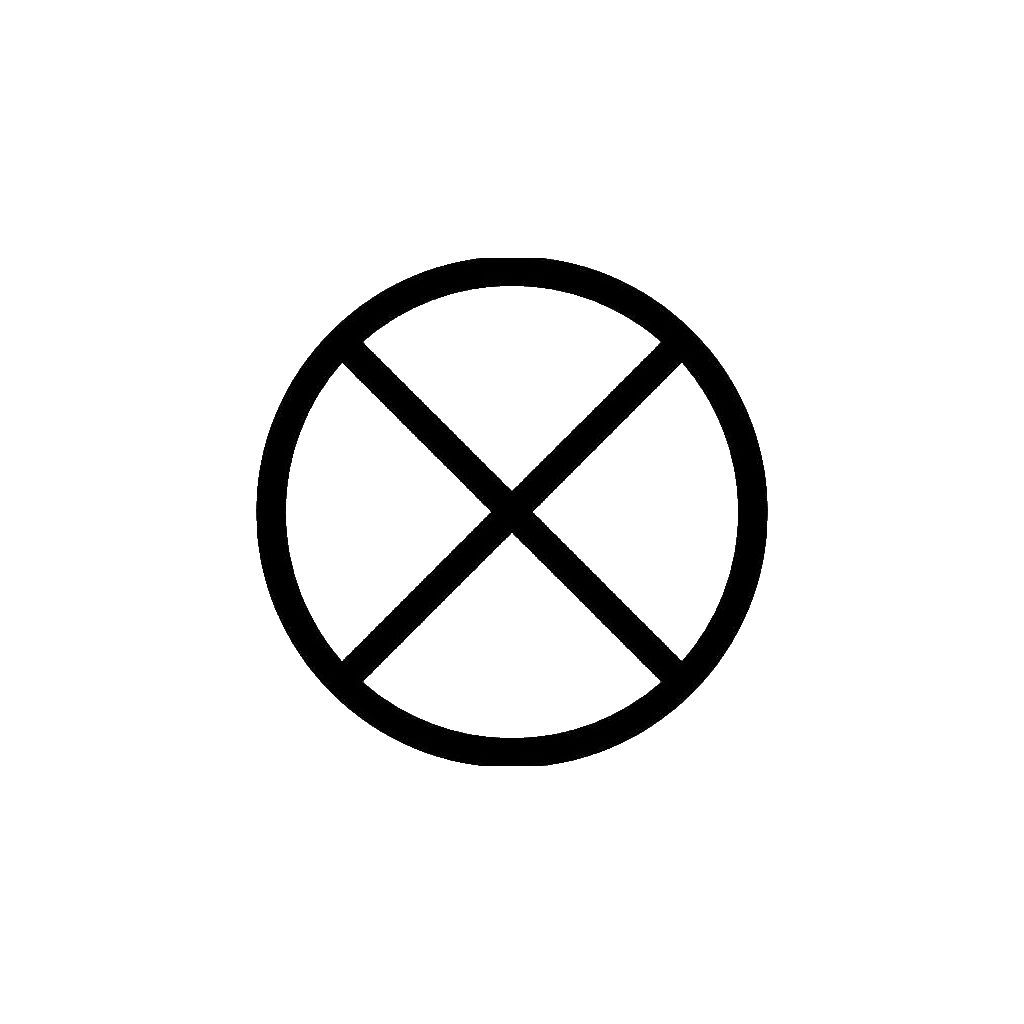
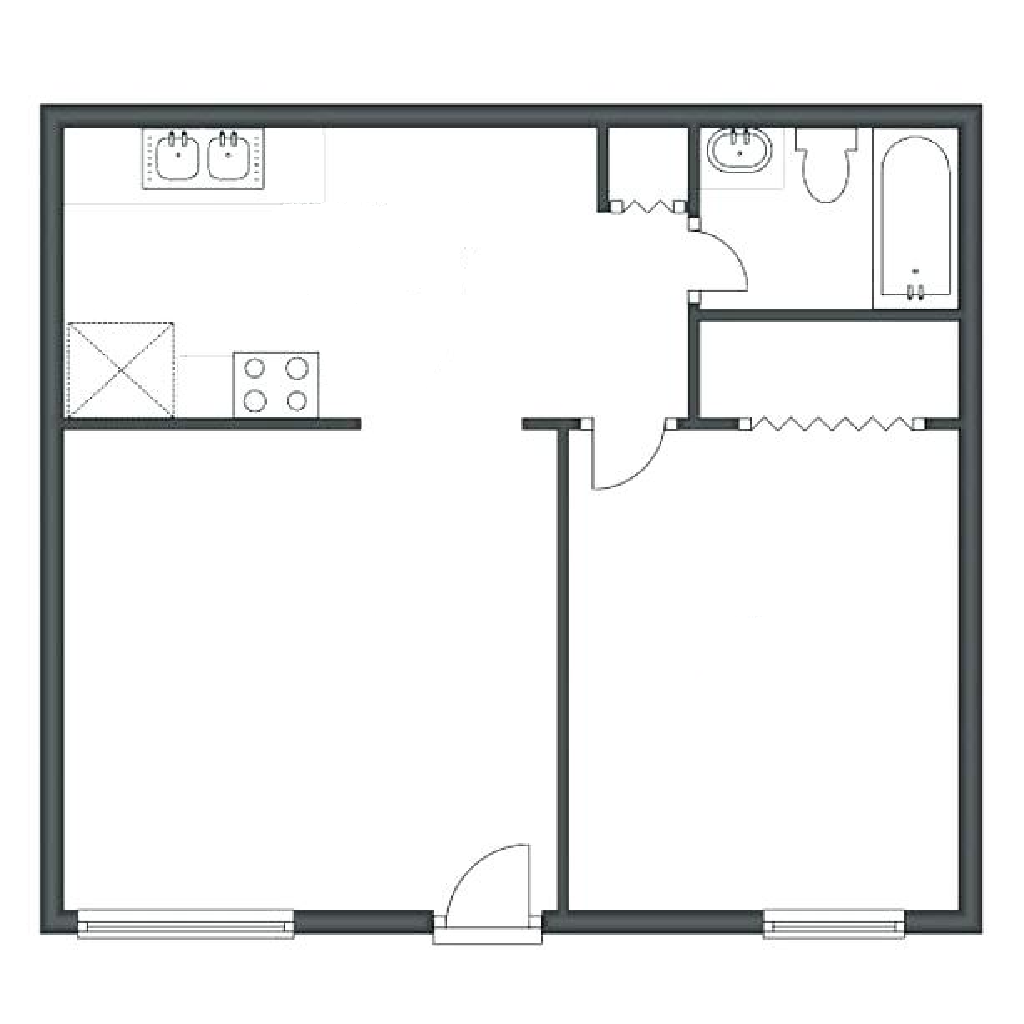
Two versions of the same layered image (w=1024, h=1024). Layer-by-layer changes:
added layer "Layer 4" above "Layer 3" over [26, 95, 989, 950]
added layer "Layer 3" above "Layer 2" over [26, 95, 989, 950]
hid "Layer 2", painted on it over [256, 258, 768, 766]
